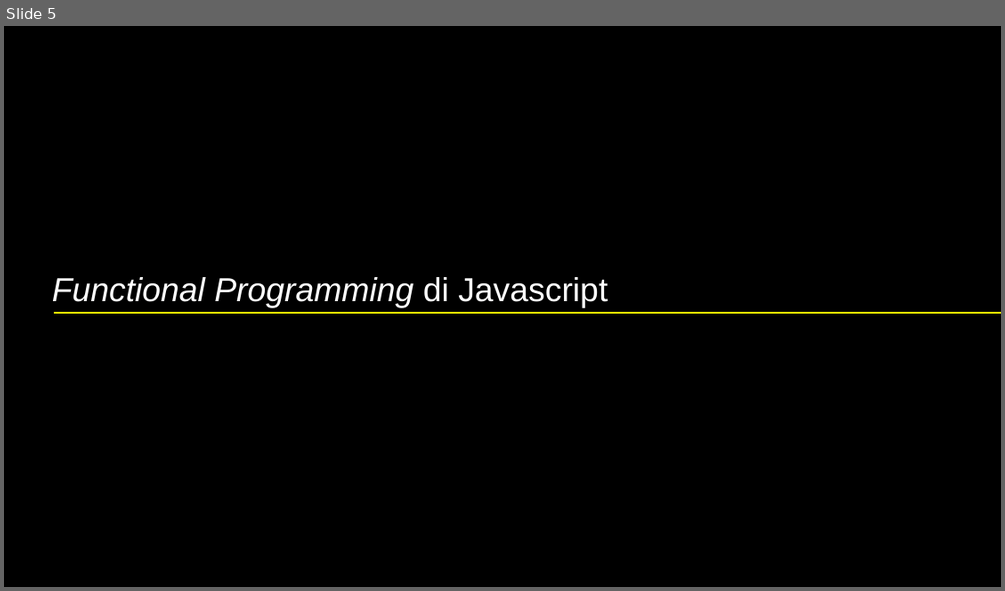
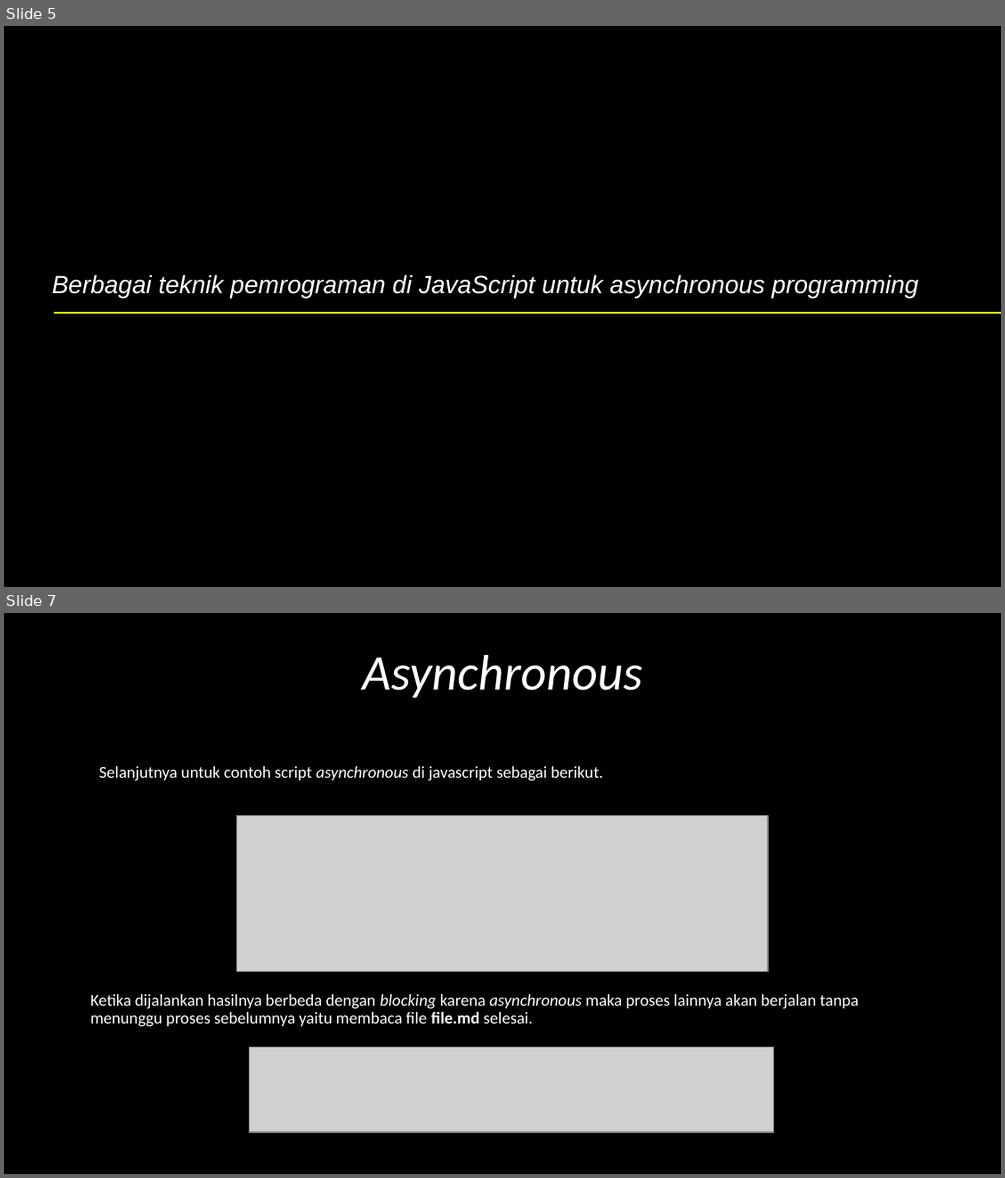
Before and after one commit to mahendrafajar17/axarschool, a slide deck: Backend/Modul 5.pptx. Shown one above the other, each under a label of ours: slide 5 before the commit, slides 5 and 7 after it; the slides between them are not shown. The pictures are 1005x591 and 1005x1178 pixels, drawn with LibreOffice and Linux fonts; fonts in the diff are those of the drawing; grey boxes stand for pictures. Boxes give left, top, right and bottom in pixels: in the first picture for what was removed or moved away, otherwise in the second. Text is boxed around its words. In the diff, an @@ line names an element or a change of style, - is before the commit and + after.

```diff
--- a/Backend/Modul 5.pptx
+++ b/Backend/Modul 5.pptx
@@ slide 7 added at [4,613,1001,1174], background #000000 @@
@@ title added at [362,655,642,698], 36 pt, text #FFFFFF, italic @@
+Asynchronous
@@ text added at [99,766,603,781], 12 pt, text #FFFFFF @@
+Selanjutnya untuk contoh script asynchronous di javascript sebagai berikut.
@@ picture added at [237,815,768,971] @@
@@ text added at [90,994,858,1027], 12 pt, text #FFFFFF @@
+Ketika dijalankan hasilnya berbeda dengan blocking karena asynchronous maka proses lainnya akan berjalan tanpa menunggu proses sebelumnya yaitu membaca file file.md selesai.
@@ picture added at [250,1046,774,1131] @@
@@ slide 5 changed as well @@
@@ text at [52,274,919,297]: text changed; size 24 to 18 pt @@
-Functional Programming di Javascript
+Berbagai teknik pemrograman di JavaScript untuk asynchronous programming
```
Also in this commit, not shown: 3 other slides changed, 5 other slides added, 4 slides removed, 3 other files.
